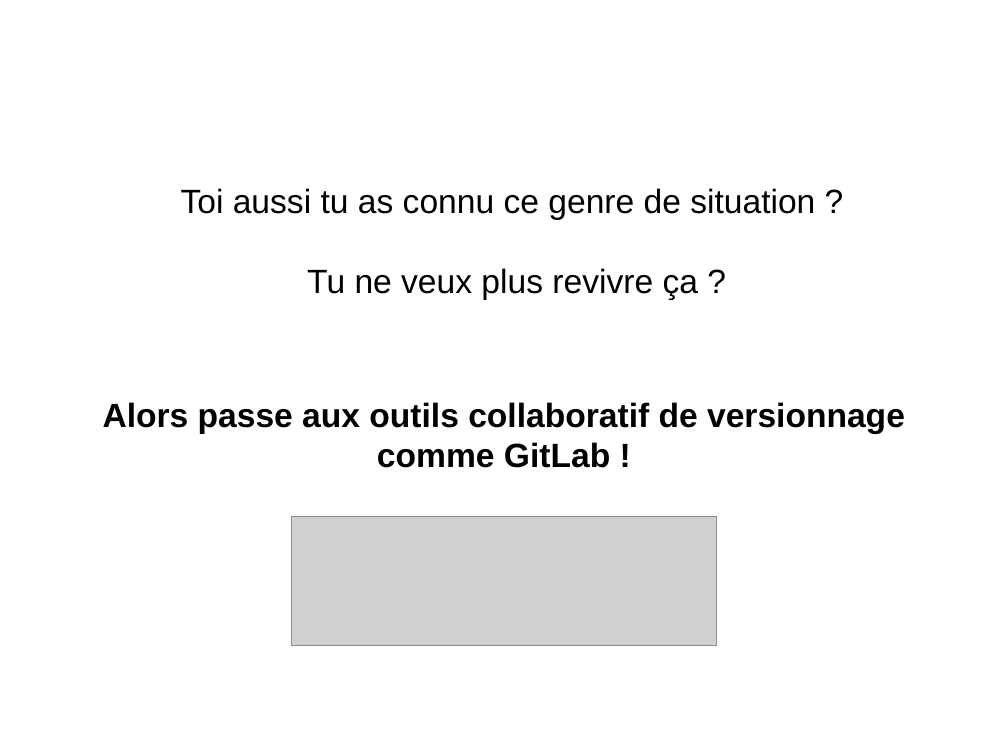
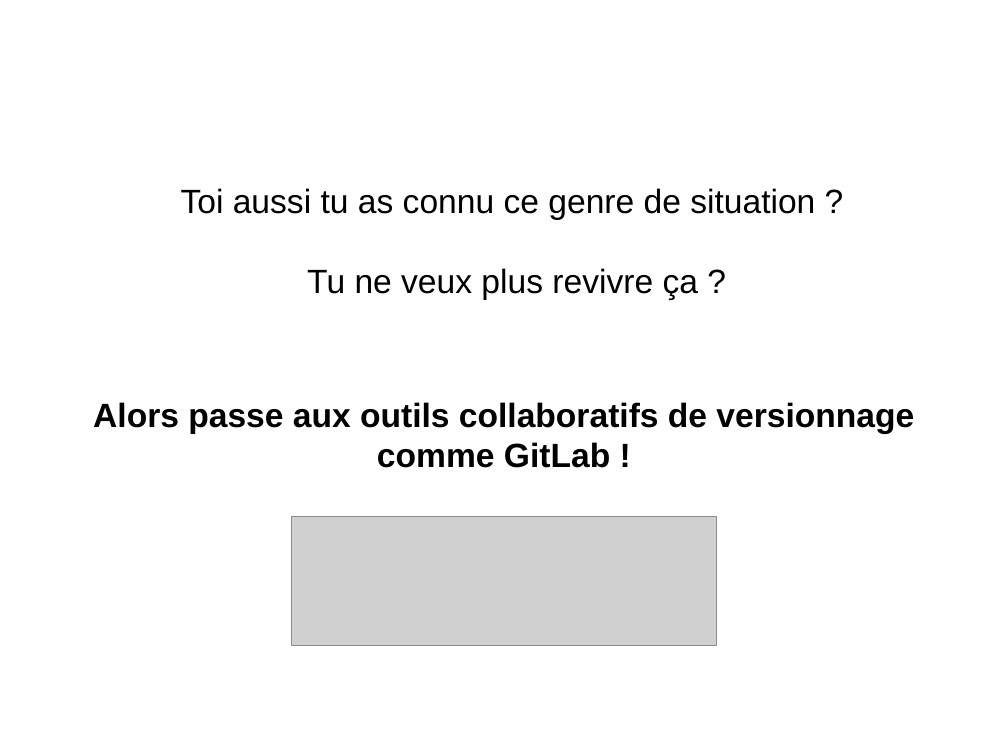
Before and after one commit to Heuclin/Git-sur-Rstudio, a slide deck: slide 3 of Présentation_gitlab_Rstudio.pptx. Drawn at 1008x756 pixels with LibreOffice and Linux fonts; fonts in the diff are those of the drawing; grey boxes stand for pictures; background and template pictures are left out. Boxes give left, top, right and bottom in pixels: in the first picture for what was removed or moved away, otherwise in the second. Text is boxed around its words. In the diff, an @@ line names an element or a change of style, - is before the commit and + after.

```diff
--- a/Présentation_gitlab_Rstudio.pptx
+++ b/Présentation_gitlab_Rstudio.pptx
@@ text at bbox=[93, 402, 914, 434]: text changed @@
-Alors passe aux outils collaboratif de versionnage
+Alors passe aux outils collaboratifs de versionnage
```
Also in this commit, not shown: 13 other slides changed, 1 slide added, 7 other files.
